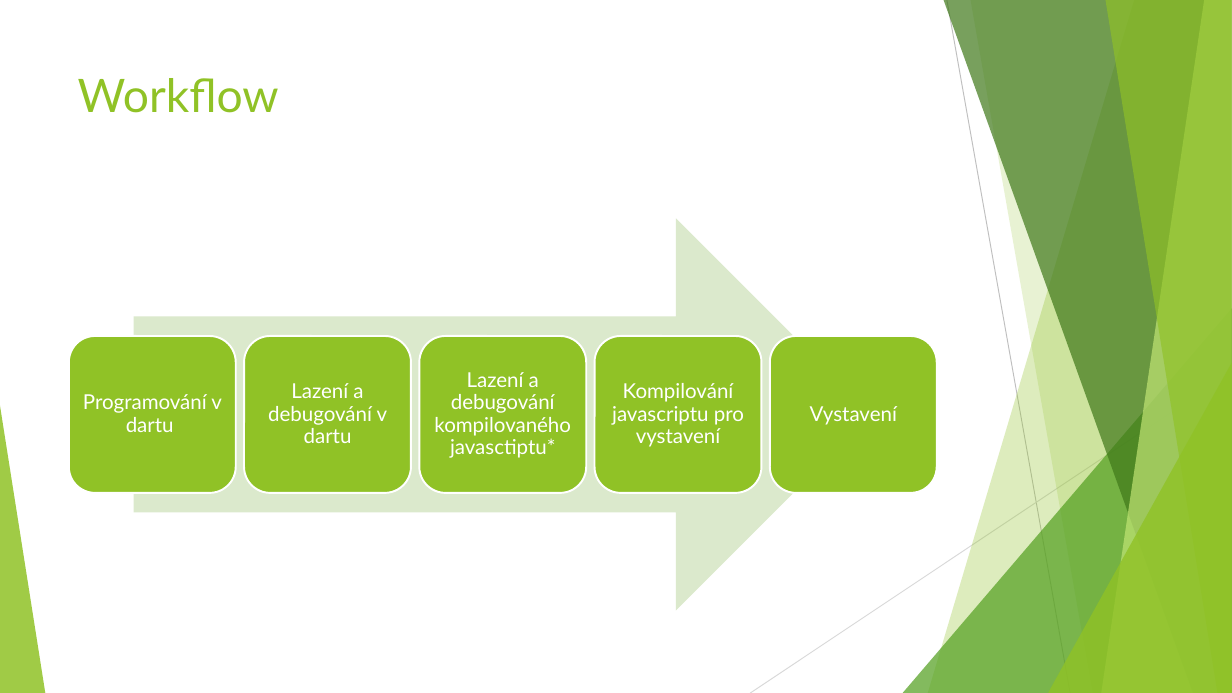
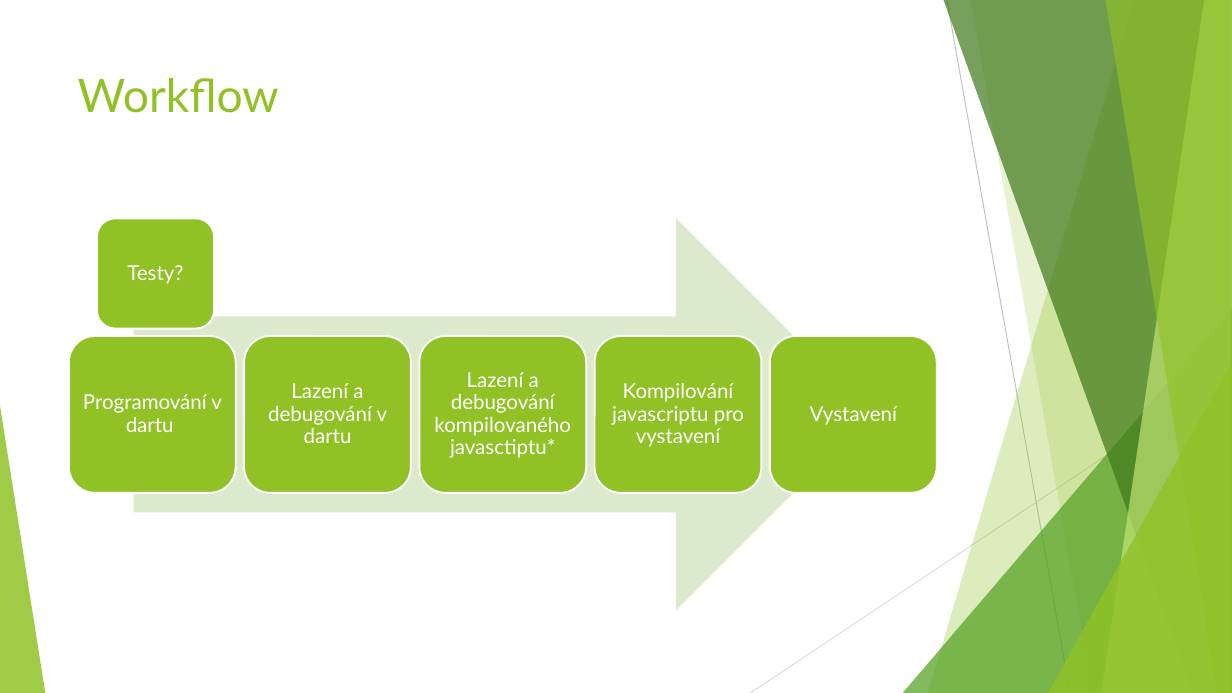
Before and after one commit to JanMlcoch/why-use-dart, a slide deck: slide 7 of Dart - proč ho používat.pptx. Drawn at 1232x693 pixels with LibreOffice and Linux fonts; fonts in the diff are those of the drawing. Boxes give left, top, right and bottom in pixels: in the first picture for what was removed or moved away, otherwise in the second. Text is boxed around its words. In the diff, an @@ line names an element or a change of style, - is before the commit and + after.

```diff
--- a/Dart - proč ho používat.pptx
+++ b/Dart - proč ho používat.pptx
@@ rounded rectangle added at <box>97,218,214,328</box>, fill #90C226, outline #FFFFFF 1.5 pt @@
@@ text added at <box>127,265,183,284</box>, 16 pt, text #FFFFFF @@
+Testy?
```
Also in this commit, not shown: 10 other slides changed, 2 slides added, 2 other files.
